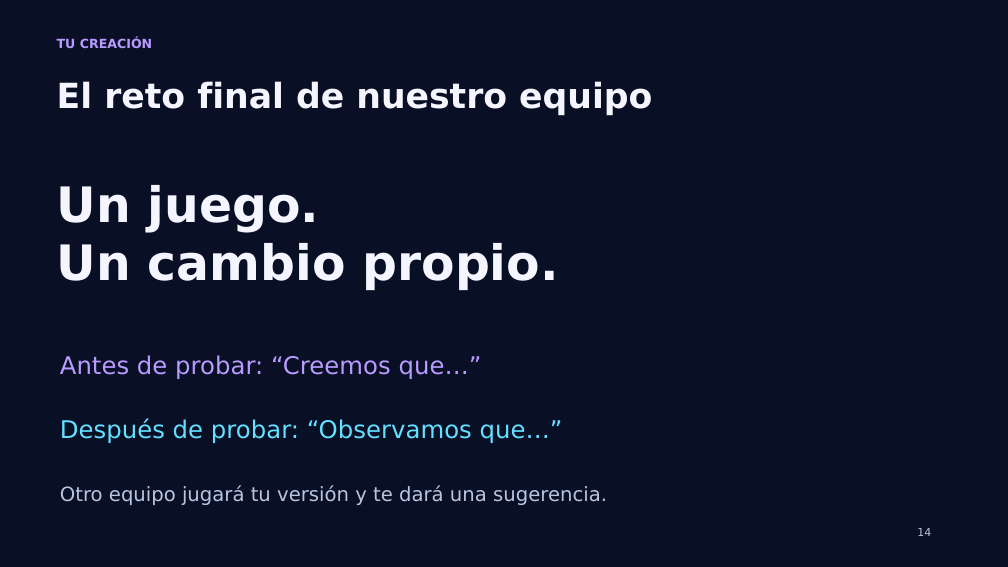
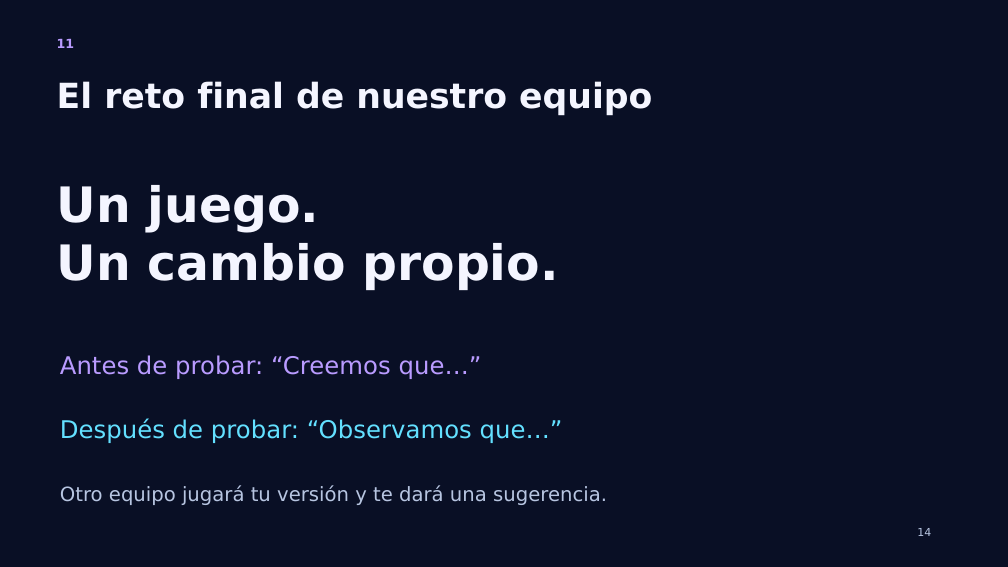
Before and after one commit to PaoloPelaezVillanueva/wie-chincha, a slide deck: slide 11 of Mision_WIE_Chincha_Taller.pptx (slide 14 before the commit). Drawn at 1008x567 pixels with LibreOffice and Linux fonts; fonts in the diff are those of the drawing. Boxes give left, top, right and bottom in pixels: in the first picture for what was removed or moved away, otherwise in the second. Text is boxed around its words. In the diff, an @@ line names an element or a change of style, - is before the commit and + after.

```diff
--- a/Mision_WIE_Chincha_Taller.pptx
+++ b/Mision_WIE_Chincha_Taller.pptx
@@ text at (57, 38, 74, 48): text changed @@
-TU CREACIÓN
+11
```
Also in this commit, not shown: 4 other slides changed, 3 slides removed, 4 other files.
